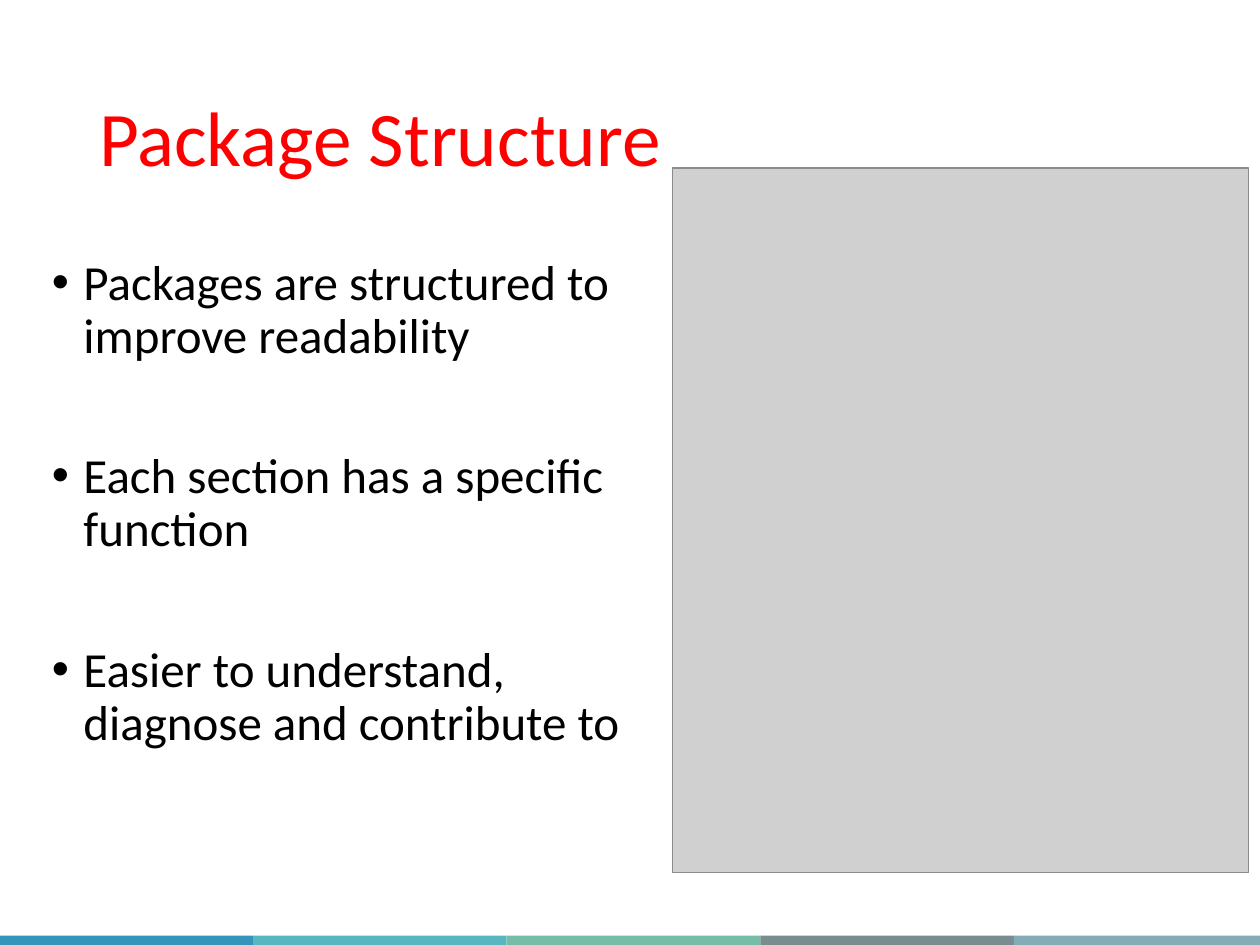
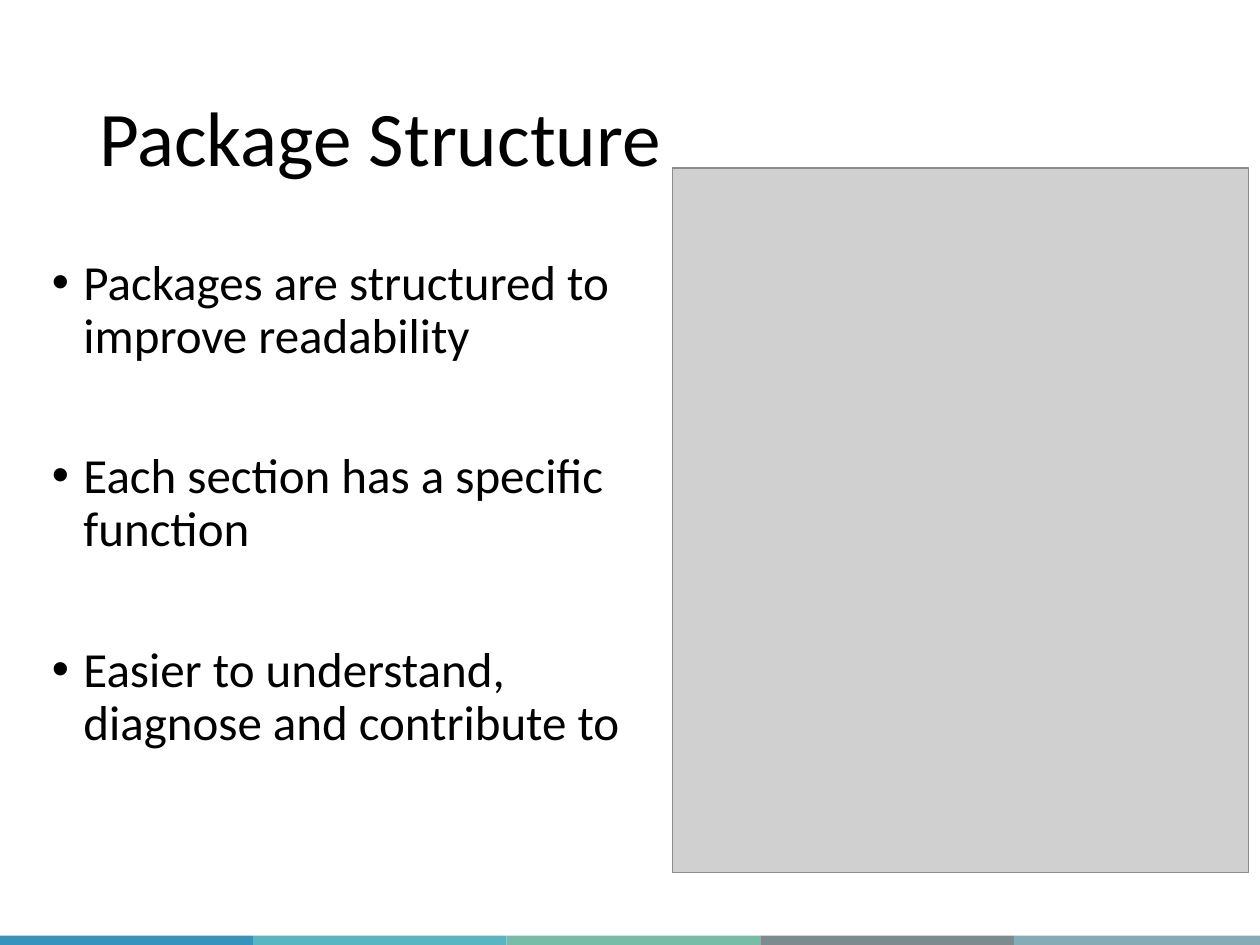
Before and after one commit to QLS-MiCM/RPackageDevelopment, a slide deck: slide 14 of Slides/RPackageDevelopment_Slides.pptx. Drawn at 1260x945 pixels with LibreOffice and Linux fonts; fonts in the diff are those of the drawing; grey boxes stand for pictures; background and template pictures are left out. Boxes give left, top, right and bottom in pixels: in the first picture for what was removed or moved away, otherwise in the second. Text is boxed around its words. In the diff, an @@ line names an element or a change of style, - is before the commit and + after.

```diff
--- a/Slides/RPackageDevelopment_Slides.pptx
+++ b/Slides/RPackageDevelopment_Slides.pptx
@@ title "Package Structure" at [99,112,661,180]: text colour #FF0000 to #000000 @@
```
Also in this commit, not shown: 6 other slides changed, 9 slides added, 7 slides removed.
